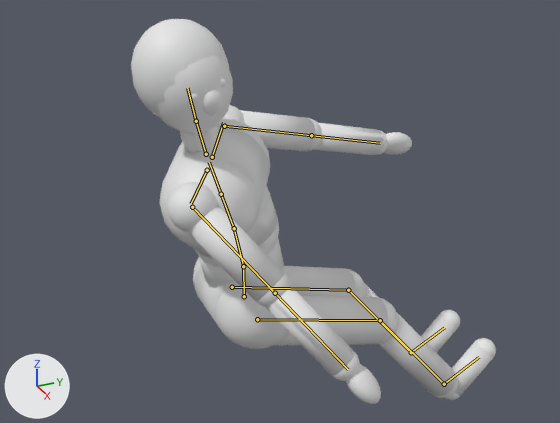
The glTF model previs/rig/mannequin.glb: old version first, new version second.
Rendered twice from a 50 mm camera at (1.828, -0.789, 1.497) aimed at (0.035, 0.018, 0.6). The axes (+X, +Y, +Z) are drawn at lower left. The lights are the same throughout. The picture after the commit comes second. Both versions are drawn at frame 1 of the action 'turnright'; the numbers are the values there. The bones that change, and the others that lie on the model, are drawn over the model as lines.

The first picture shows 'MannequinMesh'.
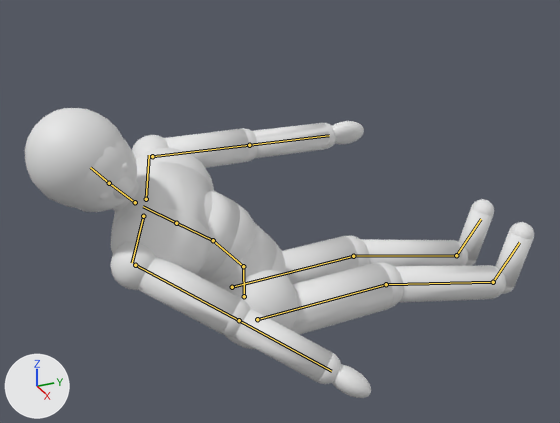
Changed parts and their boxes [x1, y1, x2, y2] in the pictures (560 x 423 px):
'MannequinMesh', posed (39% wider, 25% shorter): before [131, 19, 496, 404]; after [25, 108, 534, 398]
bone 'LeftUpLeg', root to tip: before (232, 287) to (348, 290); after (232, 287) to (353, 256)
bone 'LeftLeg', root to tip: before (348, 290) to (411, 352); after (353, 256) to (456, 255)
bone 'LeftFoot', root to tip: before (411, 352) to (444, 327); after (456, 255) to (481, 219)
bone 'RightUpLeg', root to tip: before (257, 319) to (380, 320); after (257, 319) to (386, 284)
bone 'RightLeg', root to tip: before (380, 320) to (444, 384); after (386, 284) to (493, 282)
bone 'RightFoot', root to tip: before (444, 384) to (479, 357); after (493, 282) to (519, 242)
bone 'Spine', root to tip: before (243, 266) to (234, 228); after (243, 266) to (213, 240)
bone 'Spine1', root to tip: before (234, 228) to (221, 194); after (213, 240) to (176, 223)
bone 'LeftArm', root to tip: before (224, 126) to (311, 135); after (152, 156) to (249, 145)
bone 'Neck', root to tip: before (206, 154) to (196, 121); after (135, 202) to (109, 183)
bone 'Head', root to tip: before (196, 121) to (187, 88); after (109, 183) to (90, 167)
bone 'RightArm', root to tip: before (192, 207) to (275, 293); after (135, 265) to (239, 320)

The change in detail:
Bone 'LeftUpLeg' (bone_leftupleg) turns from (75, 0, 0) to (92, 0, 0) degrees about its own x, y and z.
Bone 'LeftLeg' (bone_leftleg) turns from (-35, 0, 0) to (-14, 0, 0) degrees about its own x, y and z.
Bone 'LeftFoot' (bone_leftfoot) turns from (10, 0, 0) to (0, 0, 0) degrees about its own x, y and z.
Bone 'RightUpLeg' (bone_rightupleg) turns from (75, 0, 0) to (92, 0, 0) degrees about its own x, y and z.
Bone 'RightLeg' (bone_rightleg) turns from (-35, 0, 0) to (-14, 0, 0) degrees about its own x, y and z.
Bone 'RightFoot' (bone_rightfoot) turns from (10, 0, 0) to (0, 0, 0) degrees about its own x, y and z.
Bone 'Spine' (bone_spine) turns from (12, -10, -4) to (42, -10, -4) degrees about its own x, y and z.
Bone 'Spine1' (bone_spine1) turns from (6, -12, -4) to (14, -12, -4) degrees about its own x, y and z.
Bone 'LeftArm' (bone_leftarm) turns from (46, -11, 25) to (27, 4, 19) degrees about its own x, y and z.
Bone 'Neck' (bone_neck) turns from (-4, -15, 0) to (-20, -15, 0) degrees about its own x, y and z.
Bone 'Head' (bone_head) turns from (-6, -30, 0) to (-22, -30, 0) degrees about its own x, y and z.
Bone 'RightArm' (bone_rightarm) turns from (93, -55, -108) to (-32, -131, 7) degrees about its own x, y and z.
